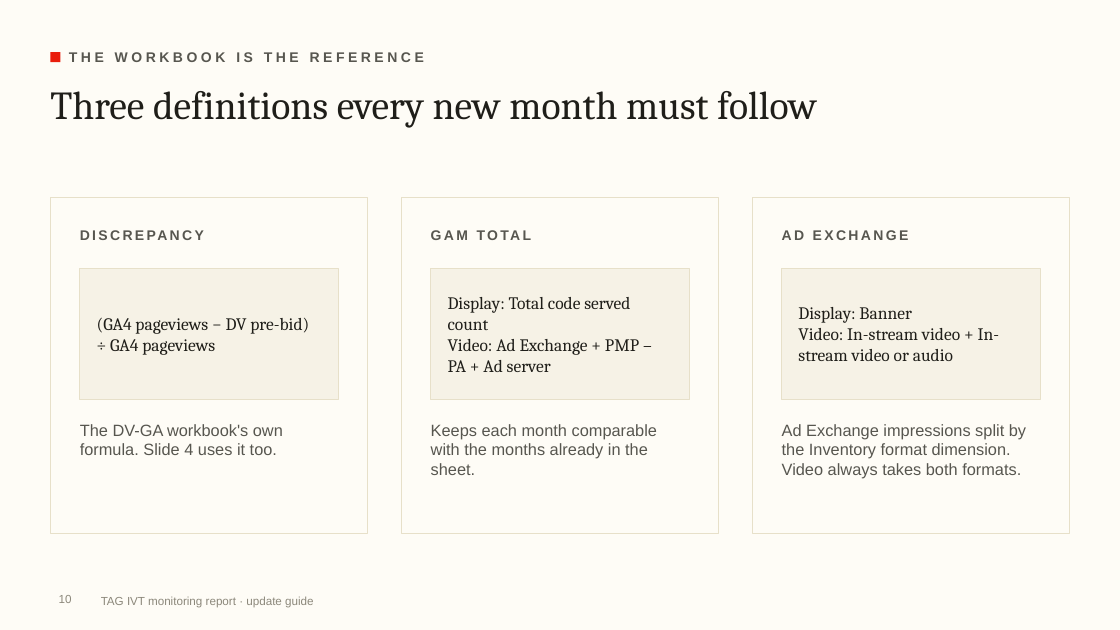
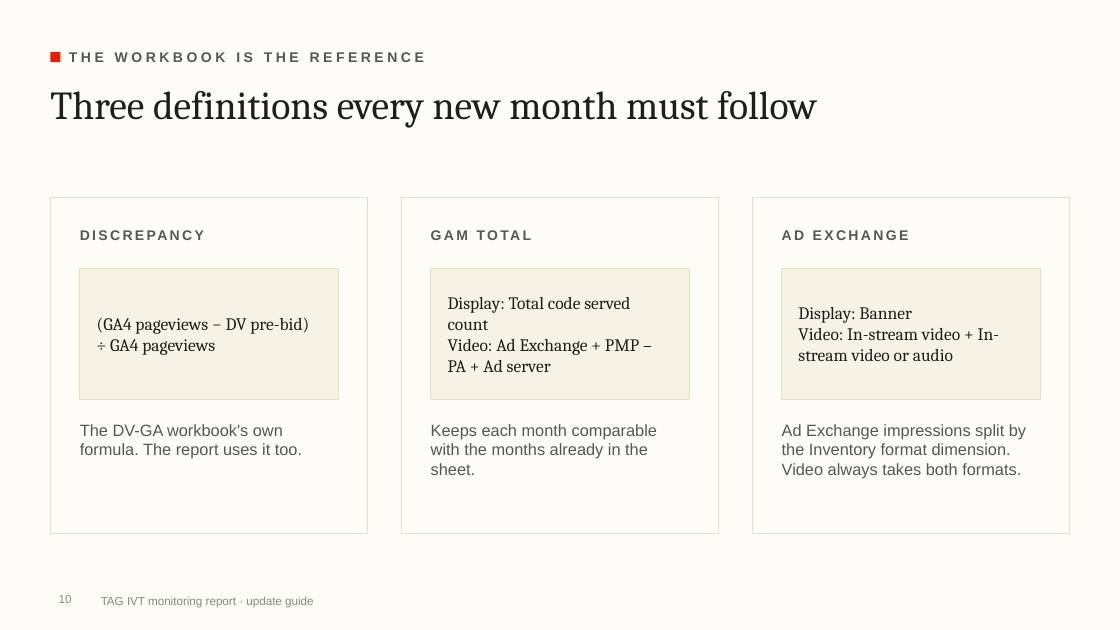
Before and after one commit to rogerhirano-nw/yield-dashboard, a slide deck: slide 10 of docs/TAG_IVT_Report_Update_Guide.pptx. Drawn at 1120x630 pixels with LibreOffice and Linux fonts; fonts in the diff are those of the drawing; background and template pictures are left out. Boxes give left, top, right and bottom in pixels: in the first picture for what was removed or moved away, otherwise in the second. Text is boxed around its words. In the diff, an @@ line names an element or a change of style, - is before the commit and + after.

```diff
--- a/docs/TAG_IVT_Report_Update_Guide.pptx
+++ b/docs/TAG_IVT_Report_Update_Guide.pptx
@@ text at (80, 424, 302, 459): text changed @@
-The DV-GA workbook's own formula. Slide 4 uses it too.
+The DV-GA workbook's own formula. The report uses it too.
```
Also in this commit, not shown: 6 other slides changed, 1 other file.
